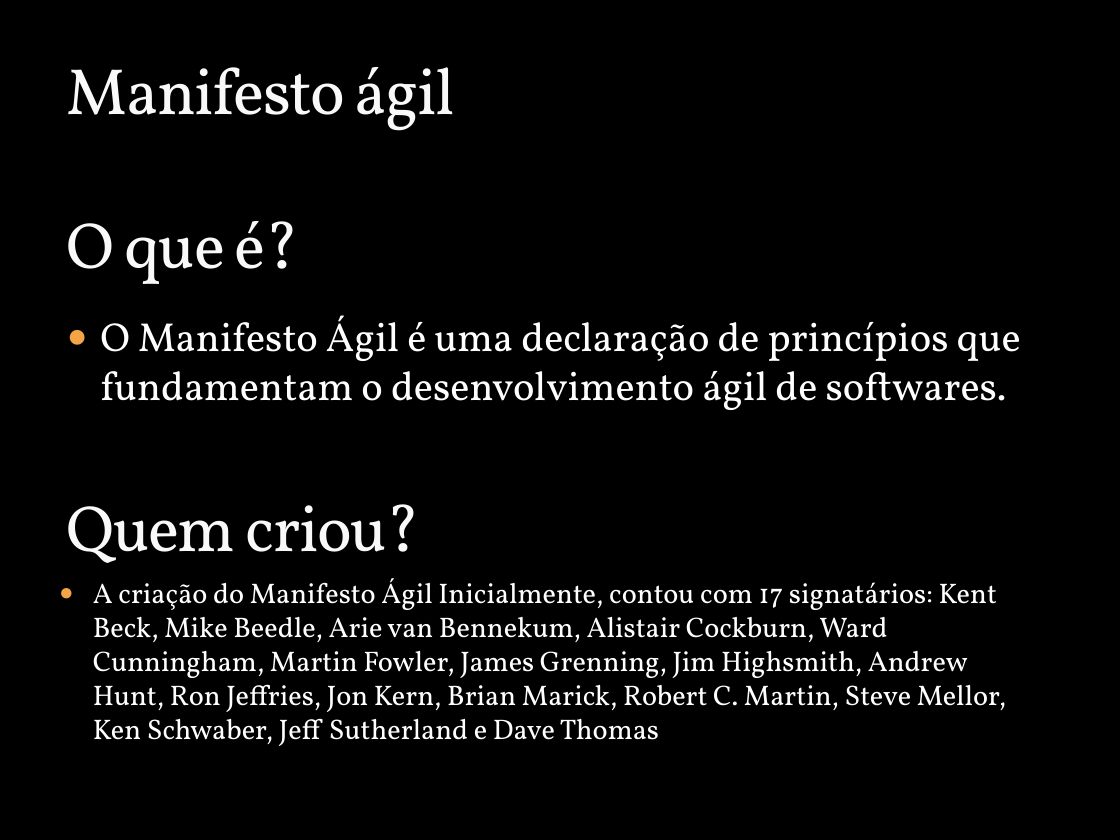
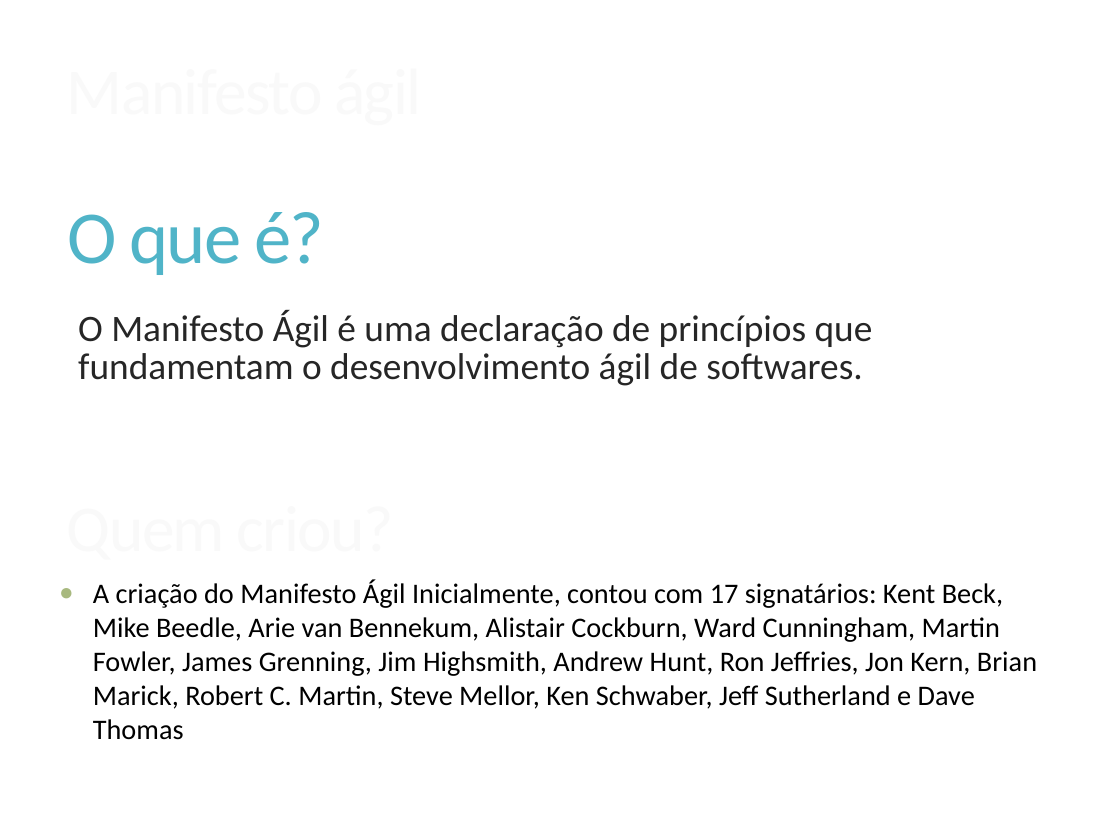
Before and after one commit to Elton-Garbin/TCC-2016, a slide deck: slide 9 of StartIdea/StartIdea.Docs/Apresentacao.pptx. Drawn at 1120x840 pixels with LibreOffice and Linux fonts; fonts in the diff are those of the drawing; background and template pictures are left out. Boxes give left, top, right and bottom in pixels: in the first picture for what was removed or moved away, otherwise in the second. Text is boxed around its words. In the diff, an @@ line names an element or a change of style, - is before the commit and + after.

```diff
--- a/StartIdea/StartIdea.Docs/Apresentacao.pptx
+++ b/StartIdea/StartIdea.Docs/Apresentacao.pptx
@@ background picture (left out) to #FFFFFF @@
@@ text removed at (67, 67, 455, 131) @@
-Manifesto ágil
@@ title "O que é?" at (67, 212, 325, 275): size 42 to 48 pt, font Vollkorn to Calibri, text colour #F9F9F9 to #50B4C8, letter spacing -1 to -1.2 pt, letter outline #3C4422 0.25 pt to none; line spacing 1 to 0.9; vertical alignment bottom to middle @@
@@ text "O Manifesto Ágil é uma ..." at (78, 310, 873, 386): size 26 to 24 pt, font Vollkorn to Calibri, text colour #FFFFFF to #262626; bullet ● to  ; line spacing 1 to 0.85; more space between paragraphs @@
@@ text removed at (67, 504, 421, 580) @@
-Quem criou?
@@ text "A criação do Manifesto Ágil ..." at (93, 580, 1037, 740): font Vollkorn to Calibri, text colour #FFFFFF to #000000; bullet colour #F3A447 to #A8B97F @@
```
Also in this commit, not shown: 17 other slides changed, 4 slides added.
